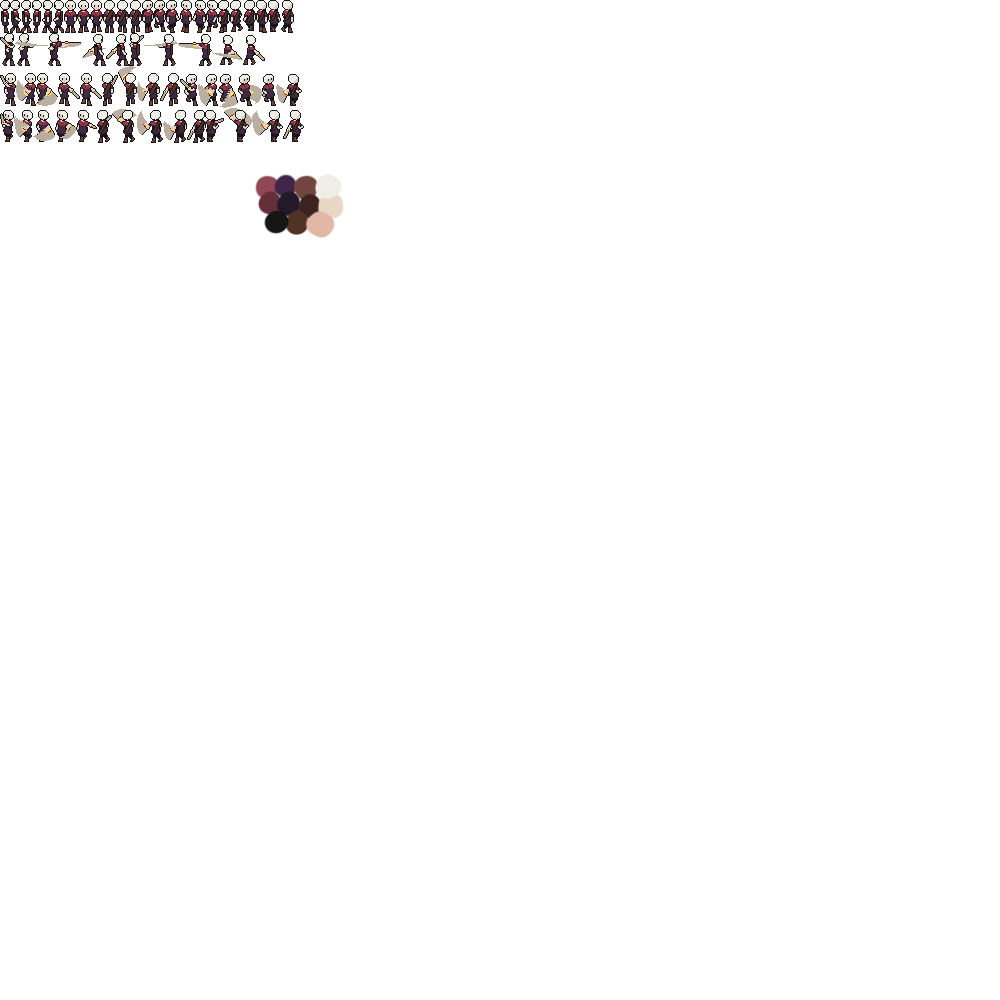
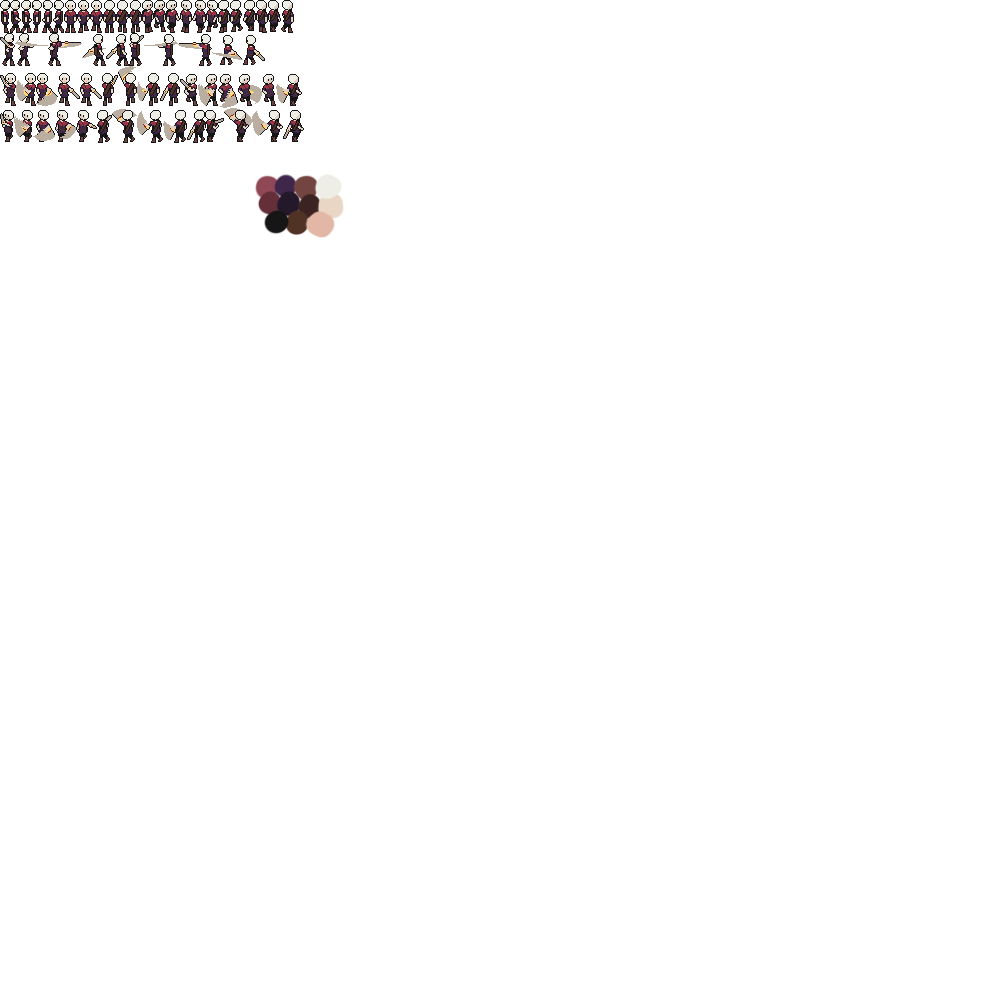
Before/after of a w=1000, h=1000 layered artwork. What changed in the layer stack:
renamed "Layer 42" to "Layer 43", painted on it over left=2, top=11, right=304, bottom=139
removed layer "Layer 41" over left=2, top=11, right=304, bottom=139
